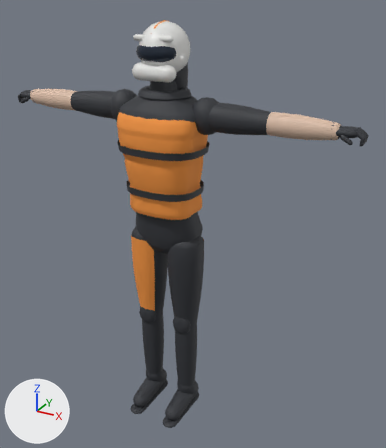
An edit to the glTF model games/jetski/assets/models/rider.glb, drawn before and after from the same camera.
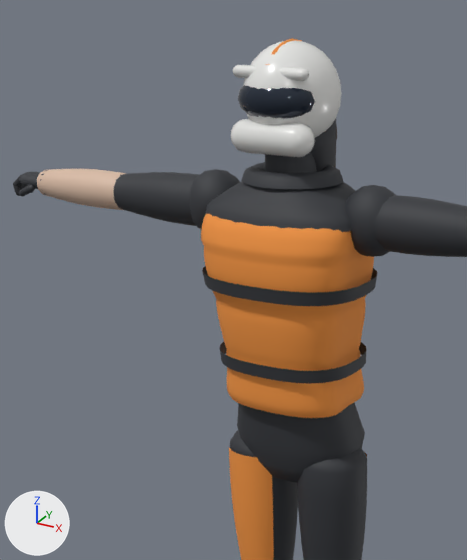
Old and new are each drawn whole from a 50 mm camera at (1.226, -1.975, 2.004) aimed at (0.1, 0.074, 0.98) and again close up on the part from 3% to 66% of the width and 0% to 66% of the height. Every picture has the same lights, and +X, +Y and +Z are marked at lower left. The first two pictures are the older version. Vertices at exactly the same position are counted once.

Objects in the first close-up: 'Body'.
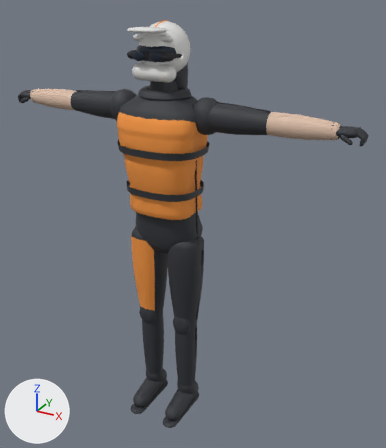
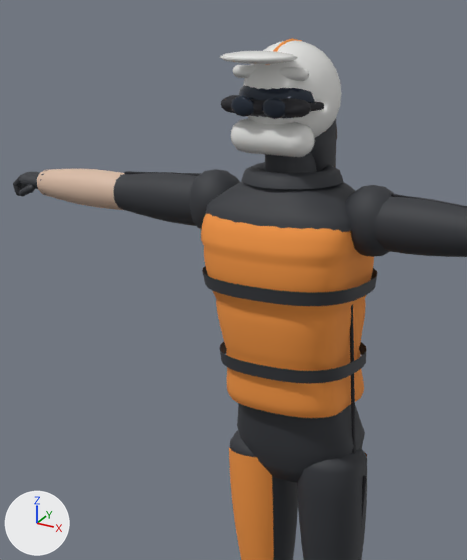
Changed parts and their boxes (x1, y1, x2, y2) in the close-ups (467 x 560 px):
part 1 of me_rider, added
    after: (231, 96, 254, 117)
part 2 of me_rider, added
    after: (262, 98, 286, 119)
part 3 of me_rider, added (black)
    after: (221, 95, 311, 117)
part 4 of me_rider, added
    after: (309, 102, 324, 111)
part 5 of me_rider, added
    after: (350, 305, 366, 560)
part 6 of me_rider, added
    after: (124, 51, 467, 208)

What the commit changed:
Material 'seam' (mat_seam) is new.
Its base color is (0.02, 0.02, 0.025) (black #27272c).
Its roughness is 0.85.
me_rider is used by ob_body; location (0.0, 0.0, 0.0).
me_rider had 8905 vertices, 16128 faces and spanned x -0.86..0.86, y -0.21..0.19, z -0.05..1.89.
me_rider now has 9705 vertices, 17520 faces and spans x -0.86..0.86, y -0.21..0.19, z -0.05..1.89.
me_rider part 1: the loose piece of 84 vertices spanning x -0.15..-0.05, y -0.07..-0.01, z 0.42..0.55 is copied, and the copy is scaled about its middle by (0.62, 0.368, 0.339), then moved by (0.06, -0.08, 1.27), in mat_visor (dark blue #27303f); it spans x -0.07..-0.01, y -0.14..-0.11, z 1.74..1.78.
me_rider part 2: the loose piece of 84 vertices spanning x 0.05..0.15, y -0.07..-0.01, z 0.42..0.55 is copied, and the copy is scaled about its middle by (0.62, 0.368, 0.339), then moved by (-0.06, -0.08, 1.27), in mat_visor (dark blue #27303f); it spans x 0.01..0.07, y -0.14..-0.11, z 1.74..1.78.
me_rider part 3: the loose piece of 156 vertices spanning x -0.1..0.1, y -0.11..-0.04, z 1.66..1.73 is copied, and the copy is scaled about its middle by (1.1, 0.833, 0.517), then moved by (0.0, -0.02, 0.07), in mat_seam (black #27272c); it spans x -0.11..0.11, y -0.13..-0.07, z 1.74..1.78.
me_rider part 4: the loose piece of 42 vertices spanning x 0.03..0.05, y 0.05..0.12, z 1.8..1.85 is copied, and the copy is multiplied about its middle by the matrix ((-0.924, -0.223, 0.157), (0.271, -0.817, 0.432), (0.033, 0.459, 0.846)), then moved by (0.05, -0.16, -0.06), in mat_seam (black #27272c); it spans x 0.07..0.11, y -0.1..-0.03, z 1.75..1.77.
me_rider part 5: 210 vertices added at x -0.2..0.2, y -0.01..0.0, z 0.11..1.35.
me_rider part 6: 182 vertices added at x -0.48..0.48, y -0.19..0.0, z 1.56..1.87.
Other edits to the shape of me_rider do not show in these pictures.
me_rider gains material mat_seam (black #27272c).
